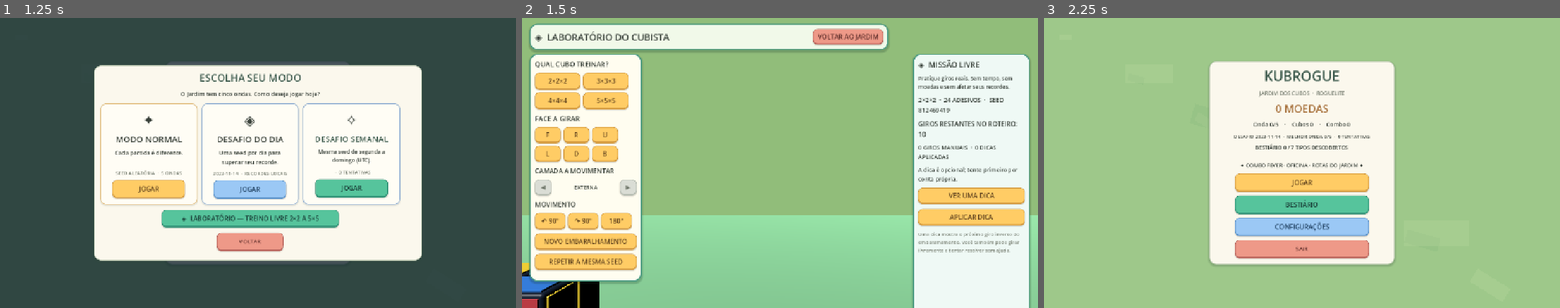
Above: before the commit, frames 1-3 (left to right).
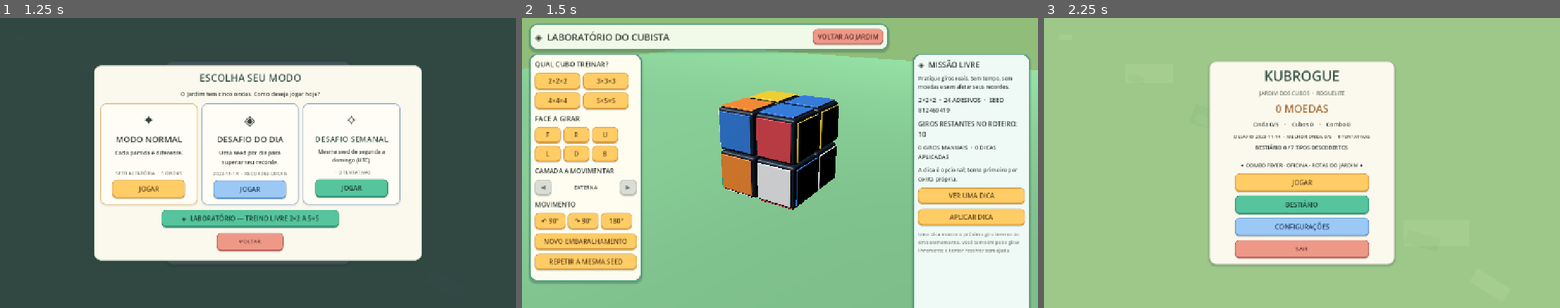
Above: after the commit, the same moments.

Repository: kardecallan566/KubRogue
Game: Godot game, scene res://scenes/c16/hub_stage.tscn
The game is run twice, just before and just after one commit, with the same random seed, the same clock (stepped at 60 frames per second) and the same inputs.
Inputs:
- Up to frame 1 (1.25 s): click "JOGAR" at 0.5 s
- Up to frame 2 (1.5 s): click "◈ LABORATÓRIO — TREINO LIVRE …" at 1.25 s
- Up to frame 3 (2.25 s): click "VOLTAR AO JARDIM" at 2 s

Frame 1 is identical in both runs. In frame 2, 30% of the frame differs, in the area x 0-100%, y 11-100%; in frame 3, nothing differs.

Commit message:
fix(c16): initialize practice camera outside tree safely on cold boot

Diff:
--- a/scripts/c16/lab_stage.gd
+++ b/scripts/c16/lab_stage.gd
@@ -64,8 +64,10 @@
     camera.name = "LaboratoryCamera"
     camera.current = true
     camera.fov = 40.0
-    camera.position = Vector3(3.1,2.65,4.8)
-    camera.look_at(Vector3(0,0.35,0),Vector3.UP)
+    # _ready creates the camera before its first in-tree update; this
+    # variant does not require the Node3D to have an active World3D.
+    camera.look_at_from_position(Vector3(3.1,2.65,4.8),
+        Vector3(0,0.35,0),Vector3.UP)
     add_child(camera)
     cube_root = Node3D.new()
     cube_root.name = "PracticeCubePivot"
